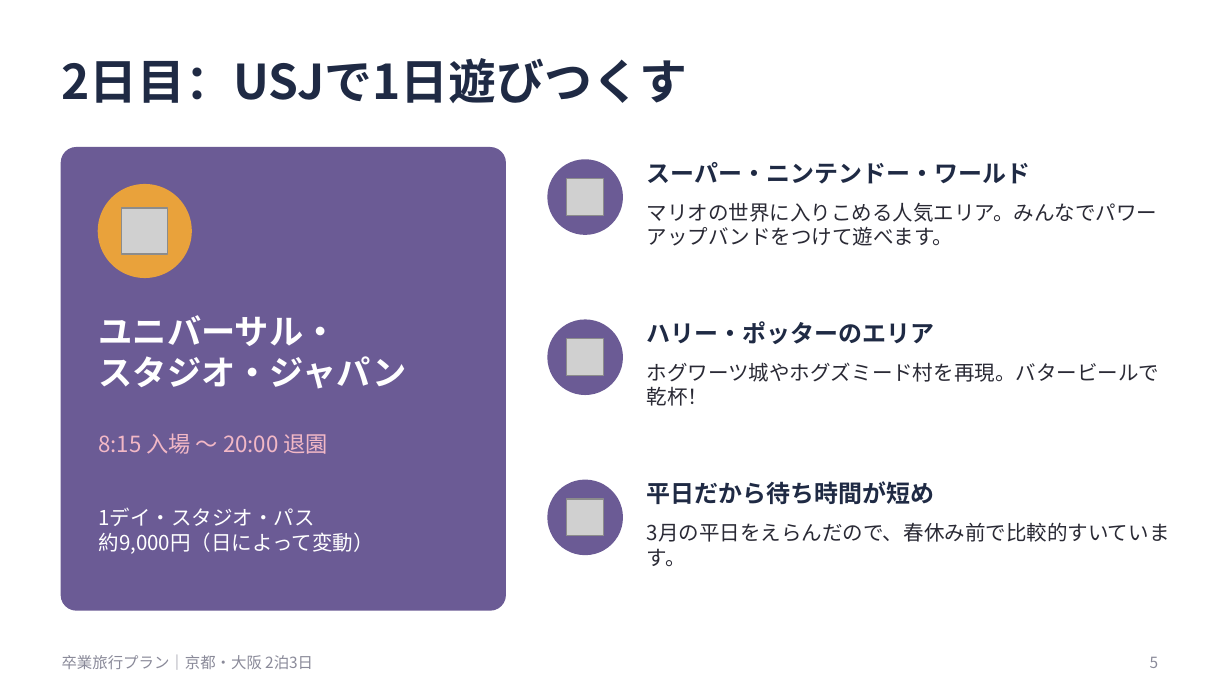
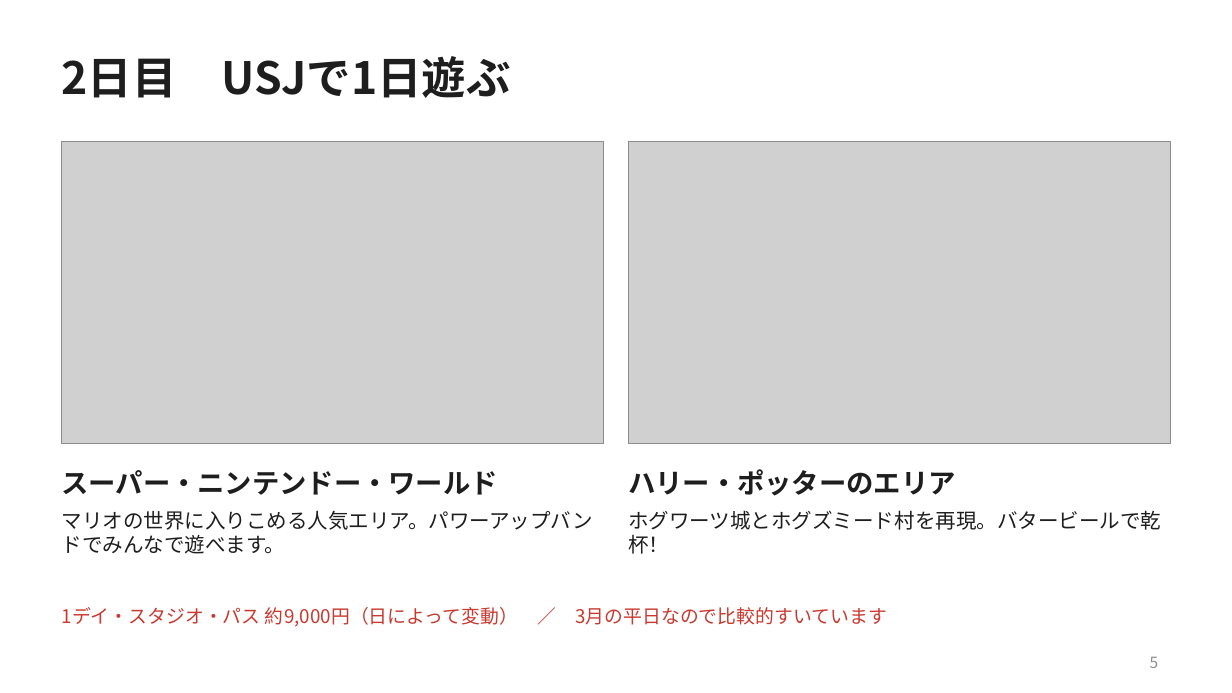
Before and after one commit to devnull0316/devnull-studio, a slide deck: slide 5 of 卒業旅行課題/卒業旅行プラン.pptx. Drawn at 1232x693 pixels with LibreOffice and Linux fonts; fonts in the diff are those of the drawing; grey boxes stand for pictures. Boxes give left, top, right and bottom in pixels: in the first picture for what was removed or moved away, otherwise in the second. Text is boxed around its words. In the diff, an @@ line names an element or a change of style, - is before the commit and + after.

```diff
--- a/卒業旅行課題/卒業旅行プラン.pptx
+++ b/卒業旅行課題/卒業旅行プラン.pptx
@@ title at [62,56,511,98]: text changed; size 28 to 26 pt; text colour #1F2A44 to #1E1E1E @@
-2日目：USJで1日遊びつくす
+2日目 USJで1日遊ぶ
@@ rounded rectangle removed at [62,148,505,610] @@
@@ picture added at [62,142,604,444] @@
@@ picture added at [628,142,1170,444] @@
@@ ellipse removed at [548,160,622,234] @@
@@ picture removed at [567,179,604,216] @@
@@ ellipse removed at [99,185,191,277] @@
@@ picture removed at [122,208,169,255] @@
@@ text removed at [99,315,407,389] @@
-ユニバーサル・
-スタジオ・ジャパン
@@ ellipse removed at [548,320,622,394] @@
@@ picture removed at [567,339,604,376] @@
@@ text removed at [99,433,327,454] @@
-8:15 入場 〜 20:00 退園
@@ text "スーパー・ニンテンドー・ワールド" at [62,470,498,495]: size 14 to 16 pt, text colour #1F2A44 to #1E1E1E @@
@@ text "スーパー・ニンテンドー・ワールド": place and size @@
-text "スーパー・ニンテンドー・ワールド" at [647,162,1031,184]
+text "スーパー・ニンテンドー・ワールド" at [62,470,498,495]
@@ text "ハリー・ポッターのエリア": place and size @@
-text "ハリー・ポッターのエリア" at [647,321,935,344]
+text "ハリー・ポッターのエリア" at [628,469,955,496]
@@ text "ハリー・ポッターのエリア" at [628,469,955,496]: size 14 to 16 pt, text colour #1F2A44 to #1E1E1E @@
@@ ellipse removed at [548,480,622,554] @@
@@ picture removed at [567,499,604,536] @@
@@ text removed at [647,481,935,504] @@
-平日だから待ち時間が短め
@@ text at [62,511,593,554]: text changed; text colour #2A2A35 to #1E1E1E @@
-マリオの世界に入りこめる人気エリア。みんなでパワーアップバンドをつけて遊べます。
+マリオの世界に入りこめる人気エリア。パワーアップバンドでみんなで遊べます。
@@ text at [628,510,1161,554]: text changed; text colour #2A2A35 to #1E1E1E @@
-ホグワーツ城やホグズミード村を再現。バタービールで乾杯！
+ホグワーツ城とホグズミード村を再現。バタービールで乾杯！
@@ text removed at [647,523,1170,566] @@
-3月の平日をえらんだので、春休み前で比較的すいています。
@@ text at [62,607,887,627]: text changed; size 12 to 11 pt; text colour #FFFFFF to #C8392F @@
-1デイ・スタジオ・パス
-約9,000円（日によって変動）
+1デイ・スタジオ・パス 約9,000円（日によって変動） ／ 3月の平日なので比較的すいています
@@ text removed at [62,655,313,669] @@
-卒業旅行プラン｜京都・大阪 2泊3日
```
Also in this commit, not shown: 7 other slides changed, 2 slides added, 1 slide removed, 1 other file.
